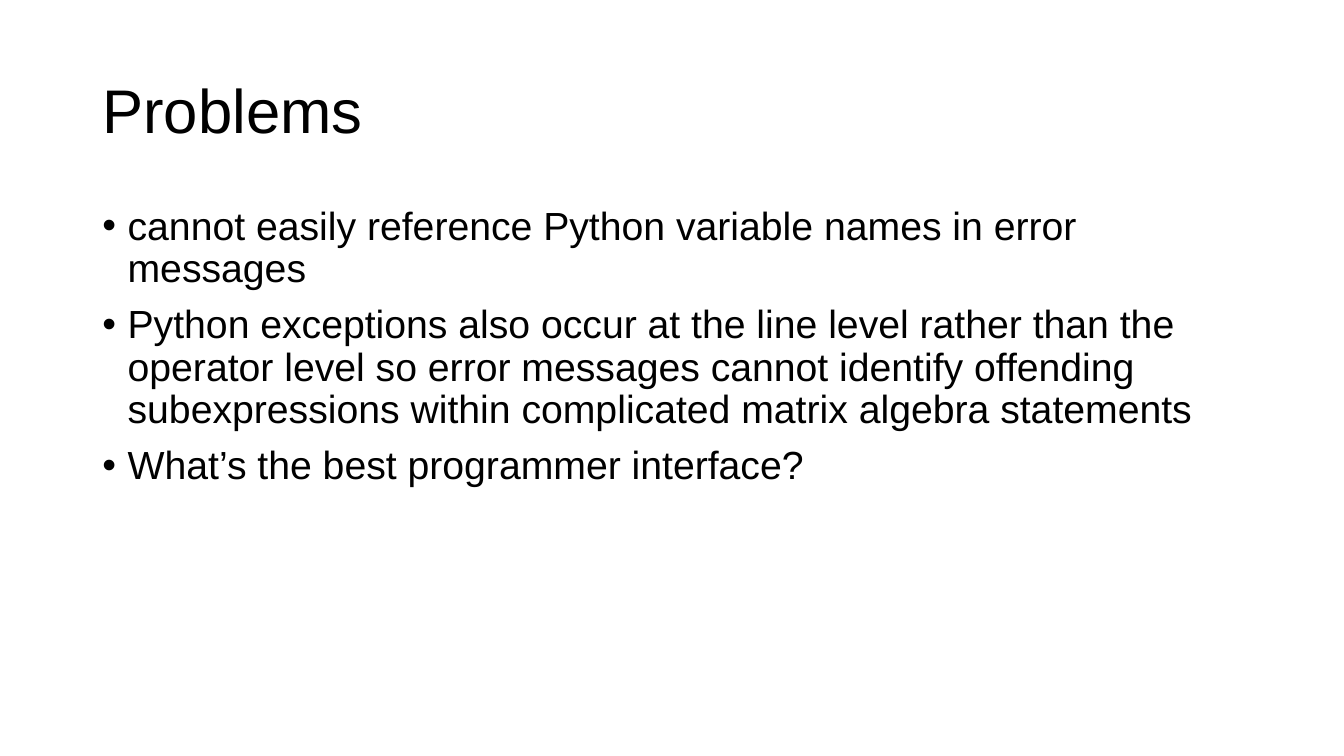
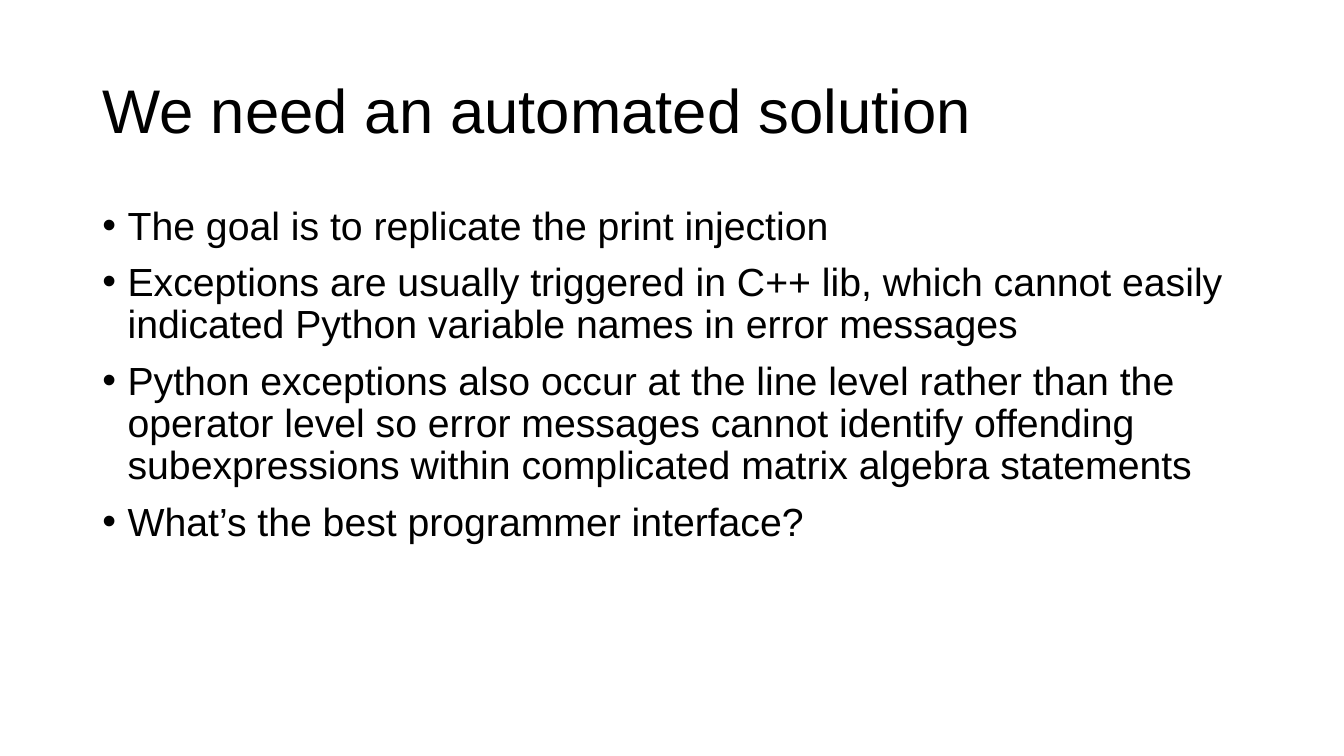
Before and after one commit to parrt/tensor-sensor, a slide deck: slide 10 of talks/tensor-sensor.pptx (slide 5 before the commit). Drawn at 1344x756 pixels with LibreOffice and Linux fonts; fonts in the diff are those of the drawing; background and template pictures are left out. Boxes give left, top, right and bottom in pixels: in the first picture for what was removed or moved away, otherwise in the second. Text is boxed around its words. In the diff, an @@ line names an element or a change of style, - is before the commit and + after.

```diff
--- a/talks/tensor-sensor.pptx
+++ b/talks/tensor-sensor.pptx
@@ title at (x1=102, y1=88, x2=970, y2=134): text changed @@
-Problems
+We need an automated solution
@@ text at (x1=128, y1=211, x2=1222, y2=346): text changed @@
-• cannot easily reference Python variable names in error messages
+• The goal is to replicate the print injection
+• Exceptions are usually triggered in C++ lib, which cannot easily indicated Python variable names in error messages
```
Also in this commit, not shown: 2 other slides changed, 5 slides added, 1 slide removed, 2 other files.
